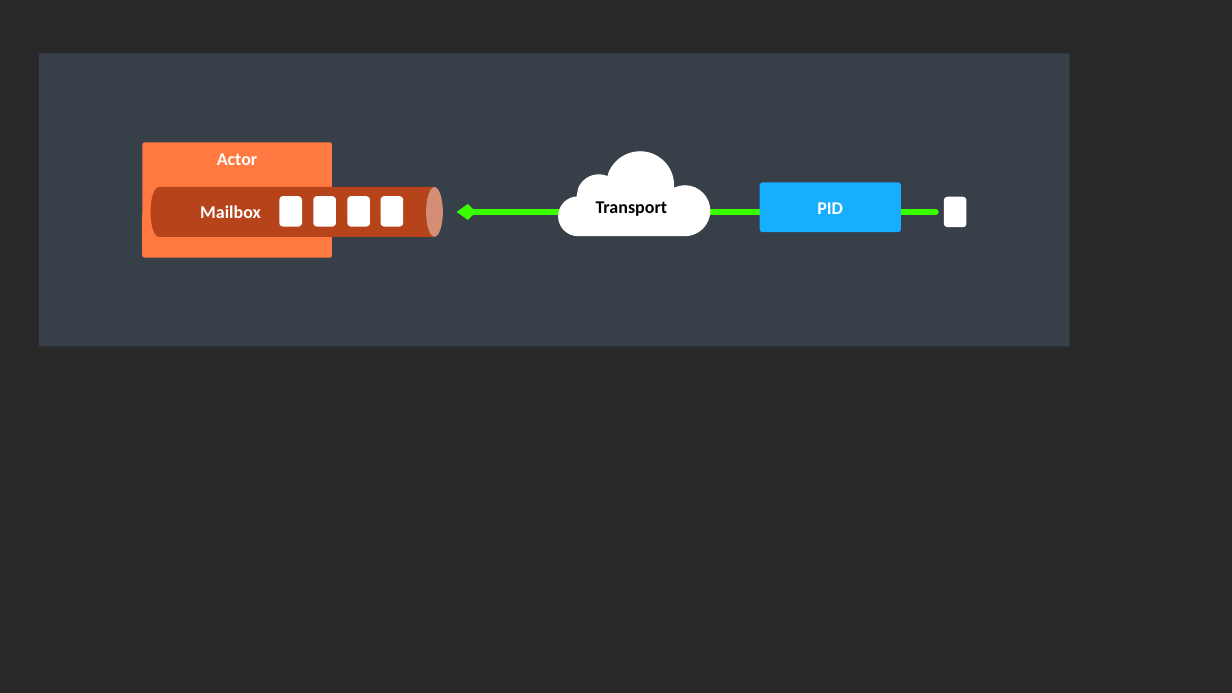
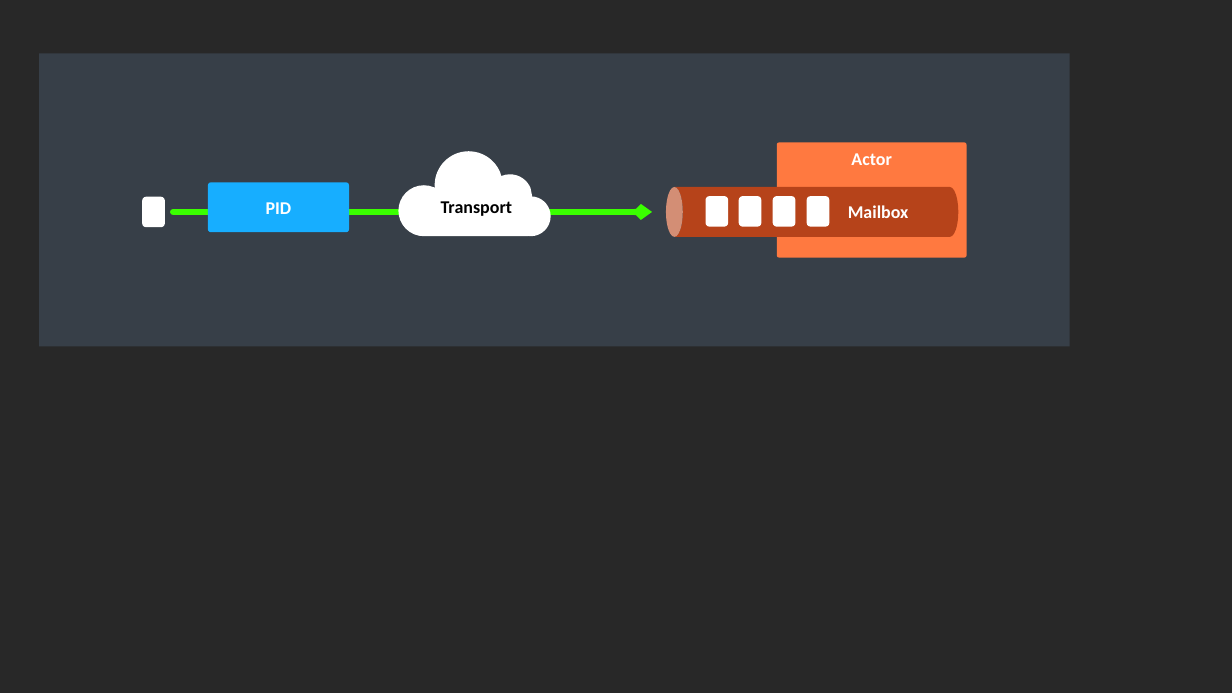
Before and after one commit to asynkron/website, a slide deck: slide 15 of media/logo.pptx. Drawn at 1232x693 pixels with LibreOffice and Linux fonts; fonts in the diff are those of the drawing. Boxes give left, top, right and bottom in pixels: in the first picture for what was removed or moved away, otherwise in the second. Text is boxed around its words. In the diff, an @@ line names an element or a change of style, - is before the commit and + after.

```diff
--- a/media/logo.pptx
+++ b/media/logo.pptx
@@ rounded rectangle "Actor": place and size @@
-rounded rectangle "Actor" at bbox=[142, 142, 332, 258]
+rounded rectangle "Actor" at bbox=[777, 142, 967, 258]
@@ freeform shape: place and size @@
-freeform shape at bbox=[558, 152, 711, 237]
+freeform shape at bbox=[398, 152, 551, 237]
@@ mirrored in 8 elements at bbox=[39, 54, 1069, 347], bbox=[208, 182, 349, 232], bbox=[777, 142, 967, 258], bbox=[773, 196, 796, 226], bbox=[739, 196, 762, 226], bbox=[706, 196, 729, 226], bbox=[807, 196, 830, 226], bbox=[142, 197, 165, 227] @@
@@ rounded rectangle: place and size @@
-rounded rectangle at bbox=[945, 197, 968, 227]
+rounded rectangle at bbox=[142, 197, 165, 227]
@@ rounded rectangle "PID": place and size @@
-rounded rectangle "PID" at bbox=[760, 182, 901, 232]
+rounded rectangle "PID" at bbox=[208, 182, 349, 232]
@@ text "Transport": place and size @@
-text "Transport" at bbox=[596, 201, 668, 216]
+text "Transport" at bbox=[441, 201, 513, 216]
@@ cylinder at bbox=[666, 187, 958, 237]: mirrored; rotation 90 to 270 degrees @@
@@ rounded rectangle: place and size @@
-rounded rectangle at bbox=[381, 196, 404, 226]
+rounded rectangle at bbox=[706, 196, 729, 226]
@@ rounded rectangle: place and size @@
-rounded rectangle at bbox=[348, 196, 371, 226]
+rounded rectangle at bbox=[739, 196, 762, 226]
@@ rounded rectangle: place and size @@
-rounded rectangle at bbox=[313, 196, 336, 226]
+rounded rectangle at bbox=[773, 196, 796, 226]
@@ rounded rectangle: place and size @@
-rounded rectangle at bbox=[279, 196, 302, 226]
+rounded rectangle at bbox=[807, 196, 830, 226]
@@ text "Mailbox": place and size @@
-text "Mailbox" at bbox=[200, 205, 261, 218]
+text "Mailbox" at bbox=[848, 205, 909, 218]
@@ arrow moved from (936, 212) - (457, 212) to (173, 212) - (653, 212) @@
```
Also in this commit, not shown: 1 other slide changed, 1 other file.
